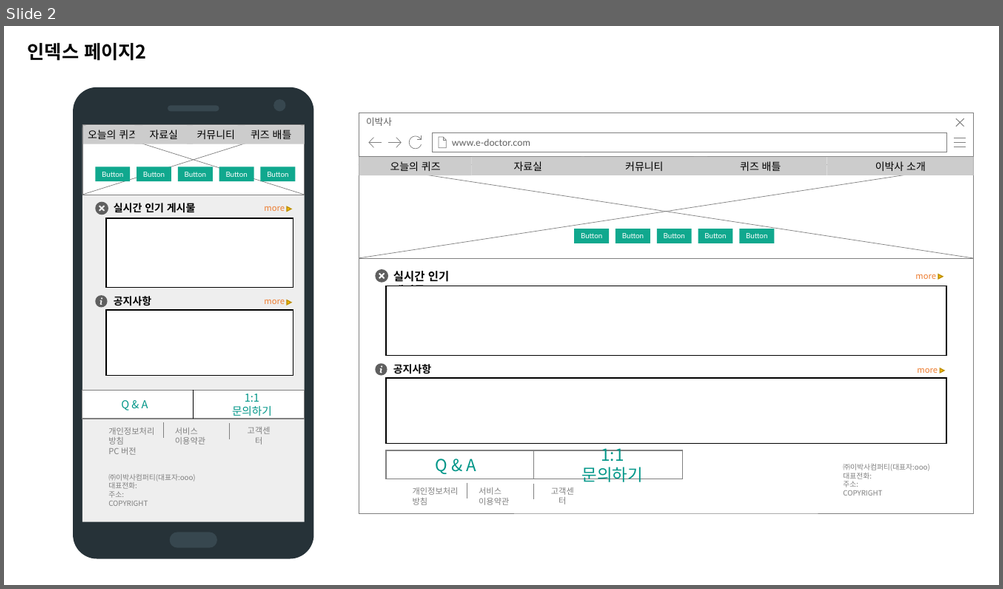
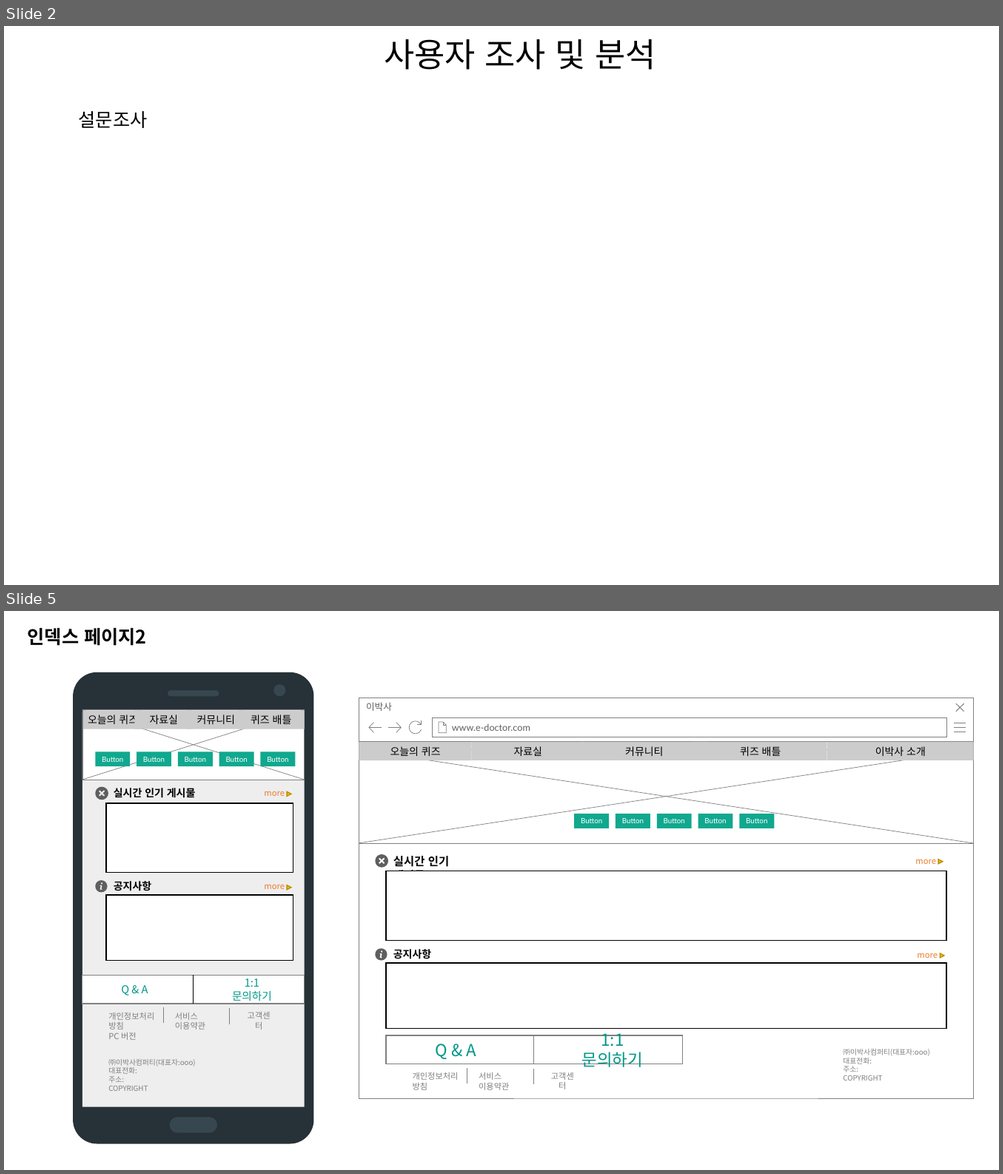
Before and after one commit to seehoonoh/my, a slide deck: 와이어프레임.pptx. Shown one above the other, each under a label of ours: slide 2 before the commit, slides 2 and 5 after it; the slides between them are not shown. The pictures are 1003x589 and 1003x1174 pixels, drawn with LibreOffice and Linux fonts; fonts in the diff are those of the drawing. Boxes give left, top, right and bottom in pixels: in the first picture for what was removed or moved away, otherwise in the second. Text is boxed around its words. In the diff, an @@ line names an element or a change of style, - is before the commit and + after.

```diff
--- a/와이어프레임.pptx
+++ b/와이어프레임.pptx
@@ slide 2 added at (4, 26, 999, 585), background #FFFFFF @@
@@ text added at (384, 39, 655, 70), 32 pt, text #000000 @@
+사용자 조사 및 분석
@@ text added at (79, 111, 148, 128), 18 pt, text #000000 @@
+설문조사
@@ what was slide 2 is now slide 5 @@
```
Also in this commit, not shown: 2 slides changed, 7 other slides added, 4 other files.
